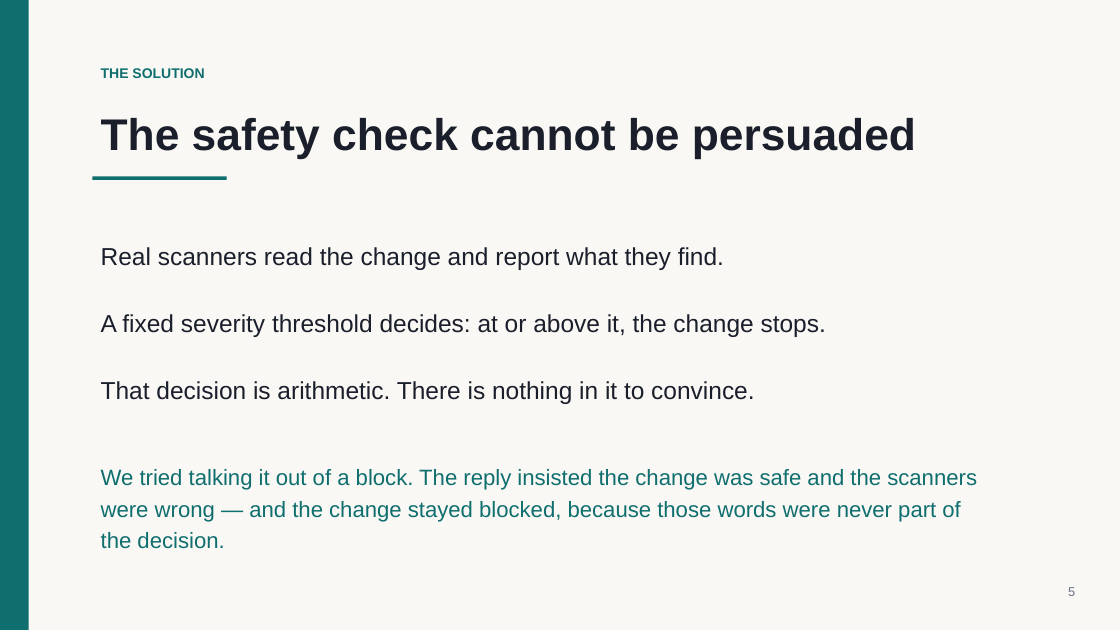
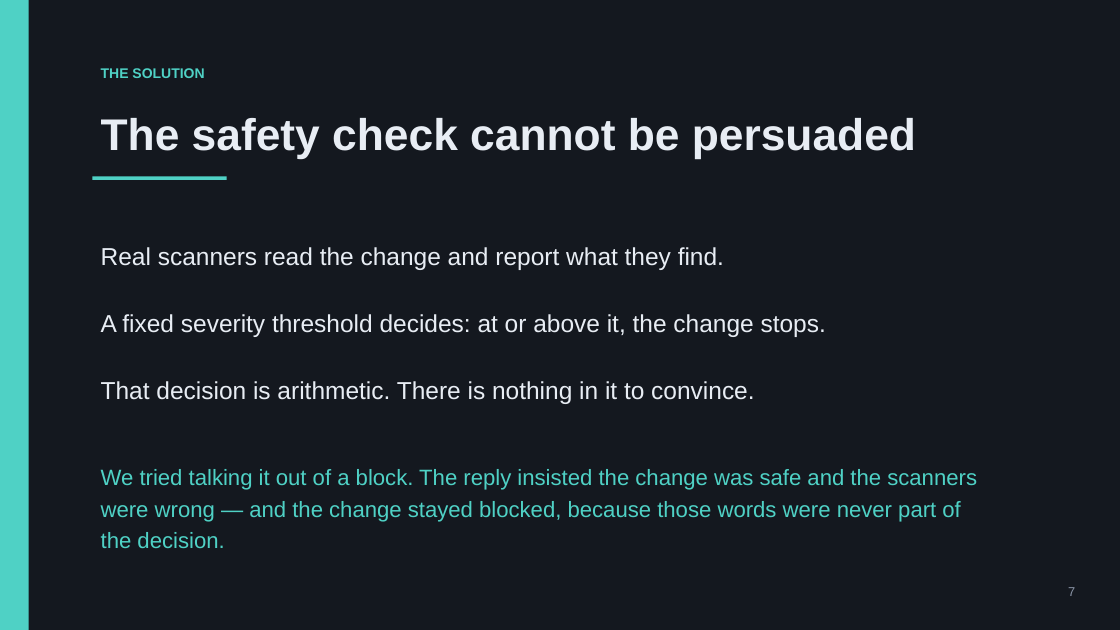
Before and after one commit to mohamedsorour1998/TheAgentOrg, a slide deck: slide 7 of docs/pitch/TheAgentOrg-prefinal.pptx (slide 5 before the commit). Drawn at 1120x630 pixels with LibreOffice and Linux fonts; fonts in the diff are those of the drawing. Boxes give left, top, right and bottom in pixels: in the first picture for what was removed or moved away, otherwise in the second. Text is boxed around its words. In the diff, an @@ line names an element or a change of style, - is before the commit and + after.

```diff
--- a/docs/pitch/TheAgentOrg-prefinal.pptx
+++ b/docs/pitch/TheAgentOrg-prefinal.pptx
@@ rectangle at [0,0,1120,630]: fill #FAF8F5 to #14181F @@
@@ rectangle at [0,0,29,630]: fill #0F6E6E to #4FD1C5 @@
@@ text "THE SOLUTION" at [101,68,204,78]: text colour #0F6E6E to #4FD1C5 @@
@@ rectangle at [92,176,227,180]: fill #0F6E6E to #4FD1C5 @@
@@ text colour #1A1F2B to #E8EDF4 in 4 elements at [101,118,916,159], [101,247,724,270], [101,314,826,337], [101,381,754,404] @@
@@ text "We tried talking it out ..." at [101,469,977,548]: text colour #0F6E6E to #4FD1C5 @@
@@ text at [1068,587,1075,596]: text changed; text colour #6B7485 to #8A94A6 @@
-5
+7
```
Also in this commit, not shown: 12 other slides changed, 2 slides added, 10 other files.
